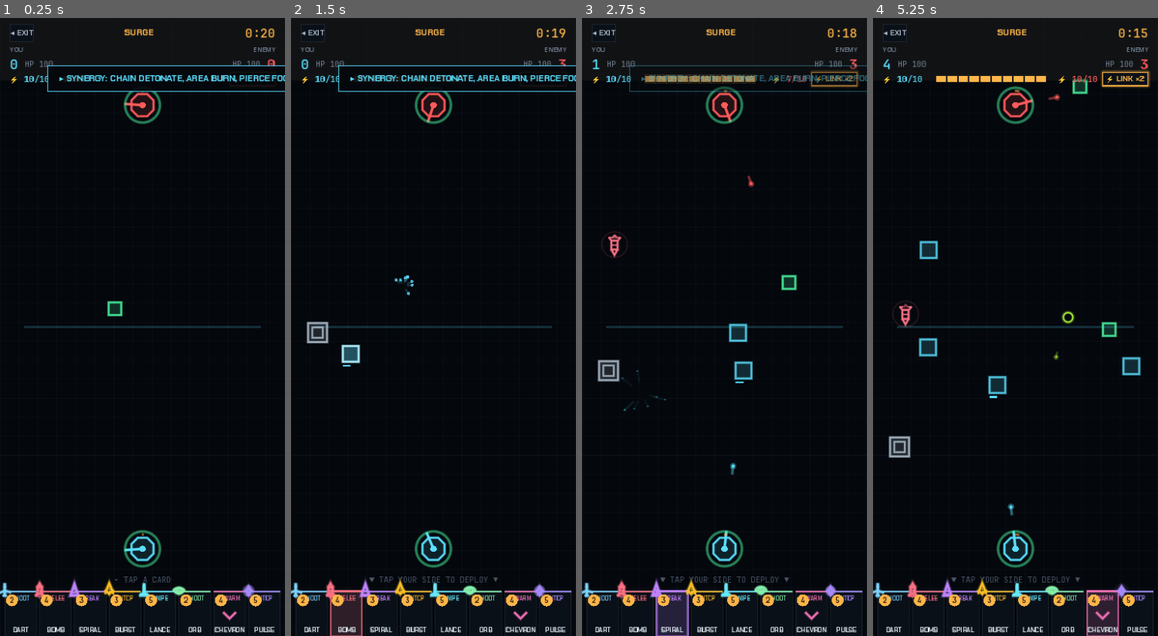
Above: before the commit, frames 1-4 (left to right).
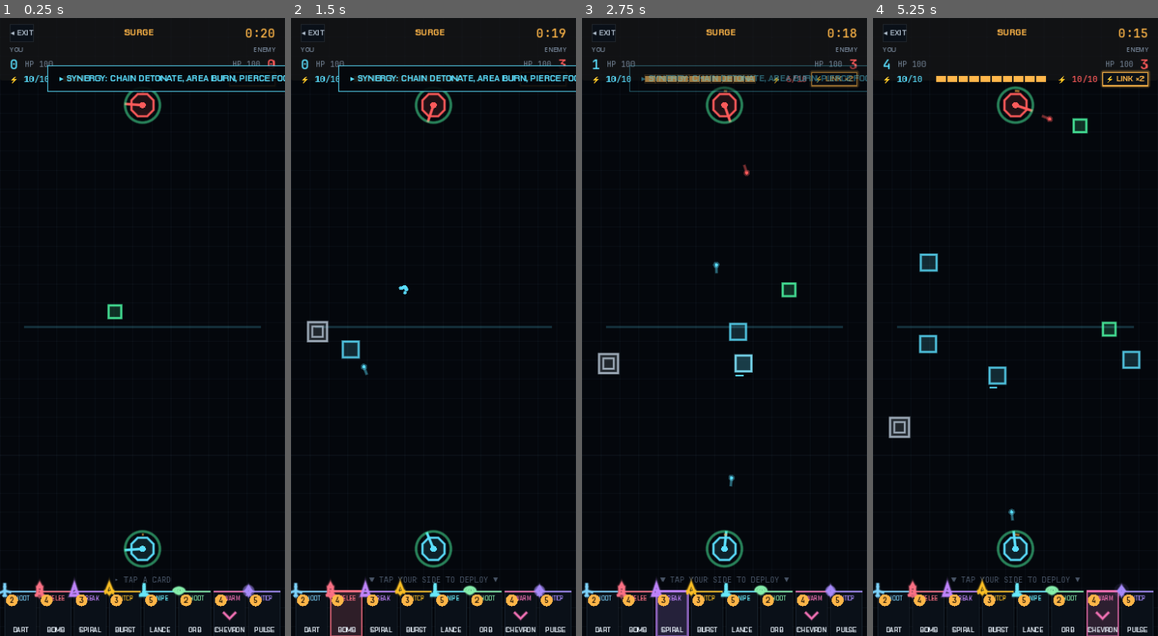
Above: after the commit, the same moments.

Repository: Catalyst86/battle-vector
Game: Godot game, scene res://scenes/match/volley/match_volley.tscn
Same seed, same stepped clock (60 frames per second), same inputs: the game is played once before the commit and once after it. This scene is started directly instead of the project's main scene.
Inputs (mouse positions are in pixels of both pictures, inside the frame that each line leads up to):
- Up to frame 1 (0.25 s): no input
- Up to frame 2 (1.5 s): tap A at 0.5 s; move the mouse to (310, 611) at 0.52 s; click (310, 611) at 0.67 s; move the mouse to (345, 611) at 1.27 s; click (345, 611) at 1.42 s
- Up to frame 3 (2.75 s): move the mouse to (673, 611) at 2.02 s; click (673, 611) at 2.17 s
- Up to frame 4 (5.25 s): move the mouse to (998, 611) at 2.77 s; click (998, 611) at 2.92 s; move the mouse to (1032, 611) at 3.52 s; click (1032, 611) at 3.67 s; move the mouse to (1066, 611) at 4.27 s; click (1066, 611) at 4.42 s; move the mouse to (1103, 611) at 5.02 s; click (1103, 611) at 5.17 s

The runs differ from the first frame. In frame 1, less than 0.1% of the frame differs, in the area x 37-44%, y 45-49%; in frame 2, 0.5%; in frame 3, 1.1%; in frame 4, 2.1%, in the area x 5-95%, y 9-82%.
Error after the commit: Parse Error: There is already a variable named "ring" declared in this scope. (res://scripts/match/unit.gd:540)

Commit message:
tune(volley): slower playfield + link selection ring (tower-friendly)
Two complaints in one pass.

TOWER LINKING — the code never excluded stationary pieces, but the
44 px tap hitbox + zero selection feedback made it feel like taps
weren't registering. Two fixes:

  - LINK_SELECT_RADIUS 44 → 70 so a mis-aimed tap on a 14-size
    sniper still snaps to it.
  - Unit gains a `link_highlight` flag that draws a pulsing amber
    ring around the first-picked unit. Match_volley sets it on the
    selected unit and clears it on cancel / second-pick. Player can
    now see their selection landed, including on towers that don't
    visually react to anything else.

SLOWER PLAYFIELD — everyone was darting across too fast to read.
Dropped four knobs in concert:

  unit speed      ×1.00 → ×0.85  (new Unit.speed_mult field, volley-
                                  scoped — classic balance untouched)
  square descent   55  →  46     (VOLLEY SQUARE_BASE_SPEED)
  volley projectile cfg → ×0.80  (unit-fired bolts in volley mode)
  gun projectile  620  → 520     (gun-fired bolts at squares)
  bot spawn cadence 2.5 → 2.8

Net: same mechanics, ~15% more reaction time everywhere. Speed_mult
lives on Unit (not CardData) so existing balance files stay honest.

Diff:
--- a/vector/scripts/match/unit.gd
+++ b/vector/scripts/match/unit.gd
@@ -34,6 +34,15 @@
 ## effective damage to the gun and self-destructs. Set by match_volley.gd
 ## immediately after spawn.
 var _volley_gun_target: Node2D = null
+## Multiplier on movement speed — defaulted to 1.0 (classic behaviour). The
+## Volley controller drops this to ~0.85 so everyone walks a little less
+## frantically, giving the player time to read the field and pick link
+## targets. Not baked into card.speed so classic balance is untouched.
+var speed_mult: float = 1.0
+## When true, this unit is the first half of a pending Vector Link and a
+## pulsing amber ring is drawn around it so the player can see which
+## unit they picked. Cleared by match_volley on link completion / cancel.
+var link_highlight: bool = false
 
 func _ready() -> void:
 	assert(card != null, "Unit.card not assigned")
@@ -290,13 +299,13 @@
 	var dir: Vector2 = target - world_pos
 	if dir.length() < 0.001:
 		return
-	world_pos += dir.normalized() * card.speed * delta
+	world_pos += dir.normalized() * card.speed * speed_mult * delta
 
 func _move_toward_base(delta: float) -> void:
 	if card.speed <= 0.0:
 		return
 	var dir_y: float = -1.0 if not is_enemy else 1.0
-	world_pos.y += card.speed * dir_y * delta
+	world_pos.y += card.speed * speed_mult * dir_y * delta
 
 func _try_fire(target_world: Vector2) -> void:
 	if card.fire_rate <= 0.0:
@@ -315,11 +324,17 @@
 		base_dir = Vector2(0.0, -1.0 if not is_enemy else 1.0)
 	var spread_rad: float = deg_to_rad(card.projectile_spread_deg)
 	var start_angle: float = -spread_rad * float(count - 1) * 0.5
+	# Volley projectiles travel slightly slower than classic's — same
+	# "slower playfield" pass that drops unit speed_mult, so bolts don't
+	# snap across the field in one frame.
+	var proj_speed: float = cfg.projectile_speed
+	if _volley_gun_target != null:
+		proj_speed *= 0.8
 	for i in count:
 		var dir: Vector2 = base_dir.rotated(start_angle + spread_rad * i)
 		var p: Projectile = SpawnPool.acquire_projectile(get_parent()) as Projectile
 		p.world_pos = world_pos
-		p.velocity = dir * cfg.projectile_speed
+		p.velocity = dir * proj_speed
 		p.damage = effective_damage
 		p.color = card.color
 		p.owner_enemy = is_enemy
@@ -517,3 +532,11 @@
 		var y_off: float = card.size + 6.0
 		draw_rect(Rect2(-w * 0.5, y_off, w, h), Color(0, 0, 0, 0.5), true)
 		draw_rect(Rect2(-w * 0.5, y_off, w * pct, h), card.color, true)
+	# Vector Link selection halo — pulsing amber ring confirms the first
+	# unit picked during link mode. Same amber as the LINK button so the
+	# visual language matches.
+	if link_highlight:
+		var pulse: float = 0.5 + 0.5 * sin(_age * 8.0)
+		var ring := Palette.UI_AMBER
+		ring.a = 0.35 + 0.45 * pulse
+		draw_arc(Vector2.ZERO, card.size * 1.55, 0.0, TAU, 48, ring, 1.8 + 1.2 * pulse, true)
--- a/vector/scripts/match/volley/gun.gd
+++ b/vector/scripts/match/volley/gun.gd
@@ -171,7 +171,9 @@
 	p.damage = _damage
 	get_parent().add_child(p)
 	p.global_position = global_position + Vector2.from_angle(_aim_angle) * 12.0
-	p.velocity = Vector2.from_angle(_aim_angle) * 620.0
+	# Slower bolt speed — same pacing pass as unit.gd's volley projectile
+	# slowdown. 520 gives squares enough travel time to be reactable.
+	p.velocity = Vector2.from_angle(_aim_angle) * 520.0
 
 # ─── Rendering ─────────────────────────────────────────────────────────────
 
--- a/vector/scripts/match/volley/match_volley.gd
+++ b/vector/scripts/match/volley/match_volley.gd
@@ -54,7 +54,7 @@
 const LINK_HP_FACTOR: float = 0.85    # (A.hp + B.hp) × this
 const LINK_DAMAGE_FACTOR: float = 1.6  # (A.dmg + B.dmg) × this
 const LINK_SIZE_FACTOR: float = 1.20   # larger sprite for the fused unit
-const LINK_SELECT_RADIUS: float = 44.0 # tap-to-select hitbox on the field
+const LINK_SELECT_RADIUS: float = 70.0 # generous tap-to-select hitbox; towers are stationary and small, need room
 ## Field bounds — extended slightly to give squares more runway (descent
 ## distance drives how long the player has to react per spawn). Each side
 ## gets ~315 px instead of ~270.
@@ -64,7 +64,11 @@
 ## Square base descent speed override — slower than the Square default so
 ## the board doesn't fill up. Combined with the longer field, squares spend
 ## ~30% more time on screen per spawn.
-const SQUARE_BASE_SPEED: float = 55.0
+const SQUARE_BASE_SPEED: float = 46.0
+## All player/bot units get their card.speed multiplied by this in Volley,
+## so the lane feels readable. Doesn't touch CardData so classic balance
+## is preserved.
+const VOLLEY_UNIT_SPEED_MULT: float = 0.85
 ## Mana economy — matches classic 1V1 defaults. Tuned later if needed.
 const MANA_MAX: int = 10
 const MANA_START: float = 6.0
@@ -73,7 +77,7 @@
 const DEPLOY_COOLDOWN: float = 0.4
 ## Seconds between bot spawn attempts. Aggression multiplier shortens this
 ## per-bot so high-arena opponents flood the board faster.
-const BOT_SPAWN_INTERVAL: float = 2.5
+const BOT_SPAWN_INTERVAL: float = 2.8
 
 class BotState:
 	var deck_cards: Array[CardData] = []
@@ -507,6 +511,7 @@
 	# ignoring walls and BaseGrid arrival. Picked closest so 2V2 deploys
 	# near one gun prefer it over the diagonally-opposite one.
 	u._volley_gun_target = _pick_target_gun(at_world, enemy)
+	u.speed_mult = VOLLEY_UNIT_SPEED_MULT
 
 ## Closest living gun on the opposite side. Returns null only if every
 ## gun on that side has already been destroyed — rare, guarded downstream.
@@ -656,6 +661,8 @@
 
 func _exit_link_mode() -> void:
 	_link_mode = false
+	if _link_first != null and is_instance_valid(_link_first):
+		_link_first.link_highlight = false
 	_link_first = null
 	_update_link_button()
 	_update_hint()
@@ -668,6 +675,7 @@
 		return
 	if _link_first == null:
 		_link_first = unit
+		unit.link_highlight = true
 		hint_label.text = "▸ TAP SECOND UNIT"
 		return
 	if unit == _link_first:
